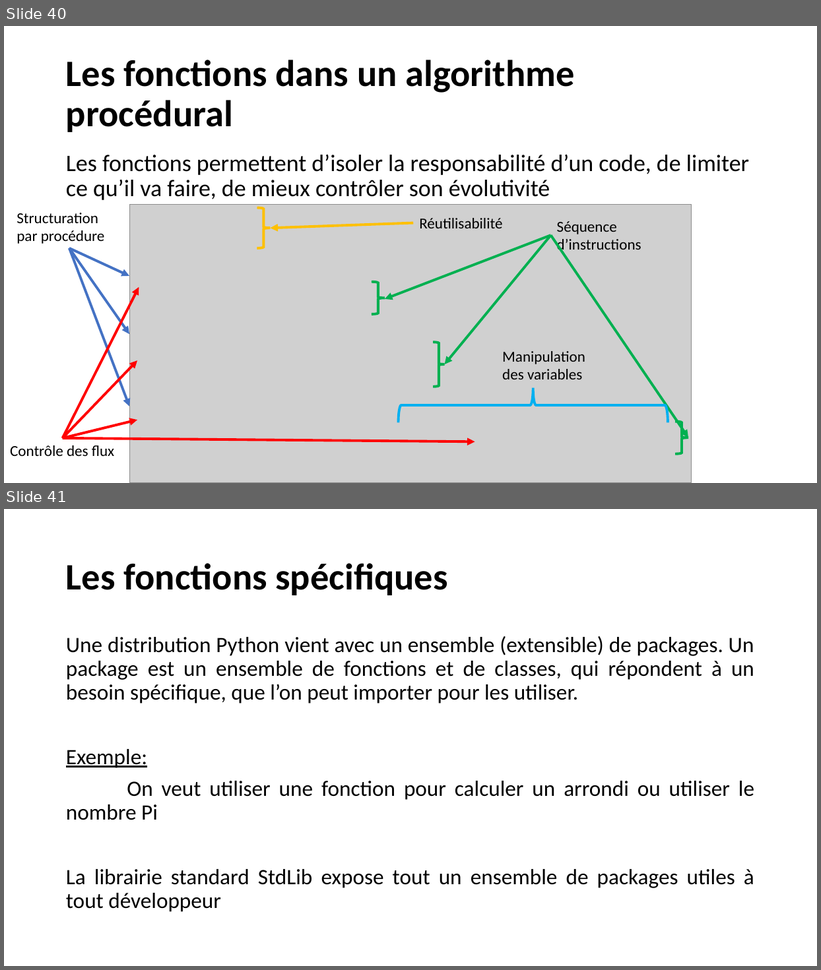
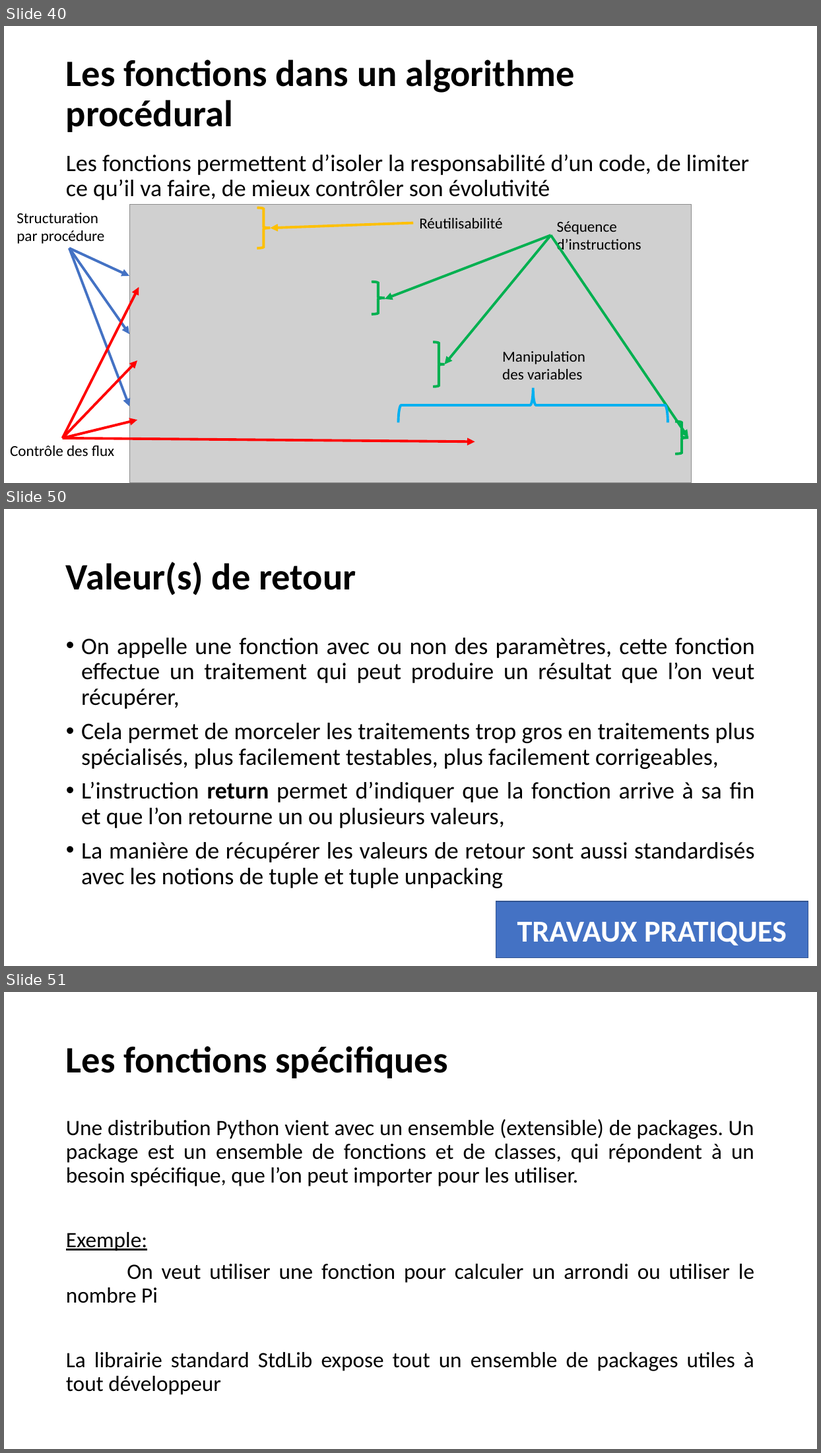
Before and after one commit to AAFINSYS/Formation-Cegos-Python-LI248, a slide deck: Python init ib LI248.pptx. Shown one above the other, each under a label of ours: slides 40 and 41 before the commit, slides 40, 50 and 51 after it; the slides between them are not shown. The pictures are 821x970 and 821x1453 pixels, drawn with LibreOffice and Linux fonts; fonts in the diff are those of the drawing; grey boxes stand for pictures; background and template pictures are left out. Boxes give left, top, right and bottom in pixels: in the first picture for what was removed or moved away, otherwise in the second. Text is boxed around its words. In the diff, an @@ line names an element or a change of style, - is before the commit and + after.

```diff
--- a/Python init ib LI248.pptx
+++ b/Python init ib LI248.pptx
@@ slide 50 added at (4,509,817,966), background picture (left out) @@
@@ title added at (66,562,356,595), 44 pt, text #000000, bold @@
+Valeur(s) de retour
@@ text added at (81,638,755,889), 28 pt, text #000000 @@
+• On appelle une fonction avec ou non des paramètres, cette fonction effectue un traitement qui peut produire un résultat que l’on veut récupérer,
+• Cela permet de morceler les traitements trop gros en traitements plus spécialisés, plus facilement testables, plus facilement corrigeables,
+• L’instruction return permet d’indiquer que la fonction arrive à sa fin et que l’on retourne un ou plusieurs valeurs,
+• La manière de récupérer les valeurs de retour sont aussi standardisés avec les notions de tuple et tuple unpacking
@@ rectangle added at (496,902,809,958), fill #4472C4, outline #325491 1 pt, 36 pt, text #FFFFFF, bold @@
+TRAVAUX PRATIQUES
@@ what was slide 41 is now slide 51 @@
```
Also in this commit, not shown: 6 slides changed, 10 other slides added, 1 slide removed.
